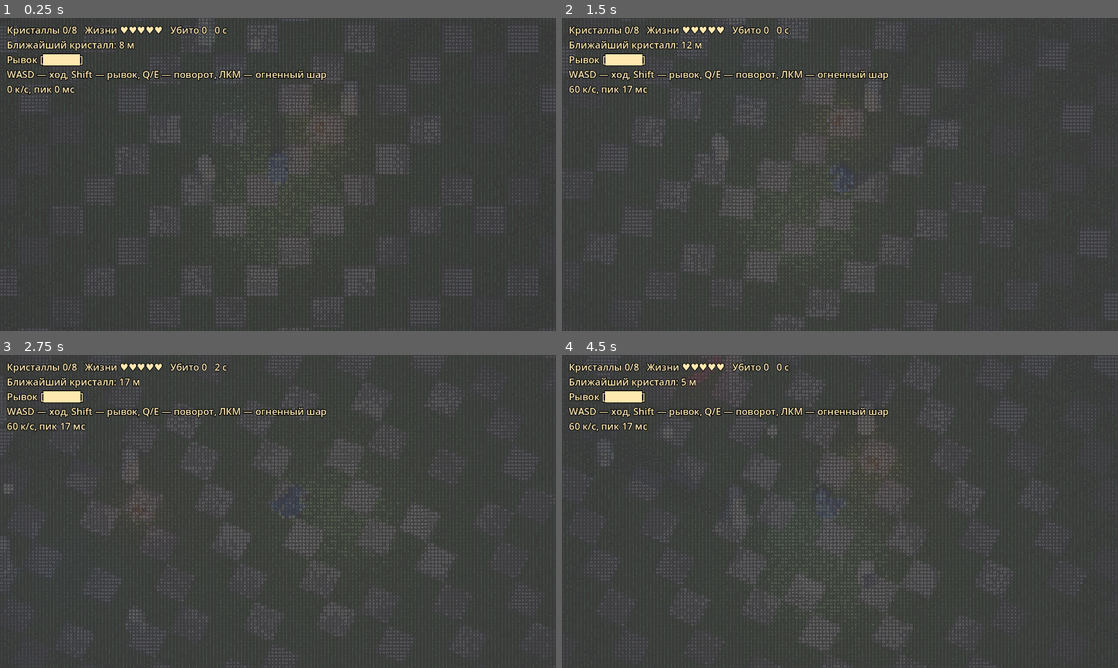
Above: before the commit, frames 1-4 (two rows, left to right).
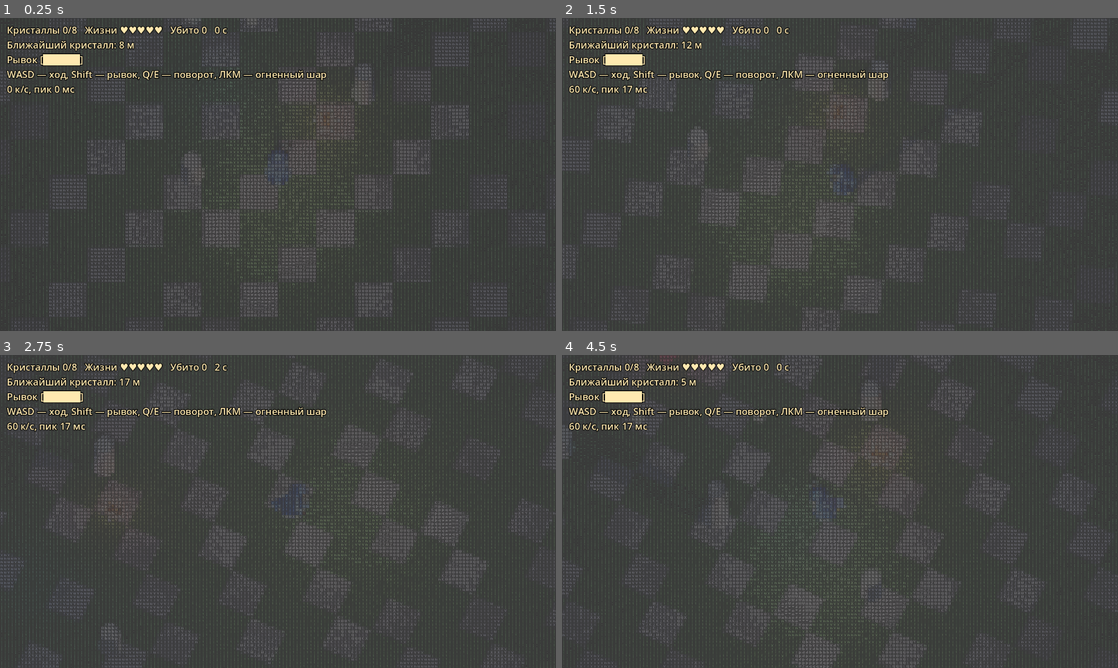
Above: after the commit, the same moments.

Repository: arteick/proxy-test
Game: Godot game, scene res://main.tscn
The game is run twice, just before and just after one commit, with the same random seed, the same clock (stepped at 60 frames per second) and the same inputs.
Inputs (mouse positions are in pixels of both pictures, inside the frame that each line leads up to):
- Up to frame 1 (0.25 s): no input
- Up to frame 2 (1.5 s): tap Enter at 0.5 s; move the mouse to (962, 158) at 0.52 s; hold D 0.53-1.28 s; tap R at 0.6 s; click (962, 158) at 0.67 s; move the mouse to (728, 190) at 1.27 s; hold S from 1.28 s (still down); tap Q at 1.35 s
- Up to frame 3 (2.75 s): move the mouse to (333, 442) at 2.02 s; release S at 2.03 s; hold D from 2.03 s (still down); hold E from 2.03 s (still down)
- Up to frame 4 (4.5 s): move the mouse to (812, 574) at 2.77 s; release D at 2.78 s; release E at 2.78 s; hold W 2.78-3.53 s; tap Shift at 2.85 s; click (812, 574) at 2.92 s; move the mouse to (1006, 558) at 3.52 s; hold A from 3.53 s (still down); tap R at 3.6 s; move the mouse to (673, 464) at 4.27 s; tap Q at 4.35 s

The runs differ from the first frame. In frame 1, 8.5% of the frame differs, in the area x 0-100%, y 0-100%; in frame 2, 8.0%; in frame 3, 7.6%; in frame 4, 8.6%.

Commit message:
Чат: камера на 15% ближе
Co-Authored-By: Claude Opus 5.5 <noreply@anthropic.com>
Claude-Session: https://claude.ai/code/session_01Ly4gTaQSwnaFZENQDsKYU4

Diff:
--- a/godot/scripts/move.gd
+++ b/godot/scripts/move.gd
@@ -45,7 +45,7 @@
 const ORTHO_SIZE := 16.0  # высота кадра в метрах при zoom = 1
 const ZOOM_MIN := 0.5
 const ZOOM_MAX := 3.5
-const ZOOM_FIXED := 1.2  # фиксированный масштаб: близко, текстуры читаются (был 2.0)
+const ZOOM_FIXED := 1.02  # фиксированный масштаб: на 15% ближе прежнего 1.2 — текстуры крупнее
 static func top_down_cam(base: Vector3, yaw: float, _zoom: float = 1.0) -> Vector3:
 	return base + Vector3(0, 0, TOP_DIST).rotated(Vector3.RIGHT, -TOP_PITCH).rotated(Vector3.UP, yaw)
 
Not shown, changed: docs/MEMORY.md
Not shown, changed: docs/PROGRESS.md
Not shown, added: docs/chat/20261026-180602-r5c2.md
